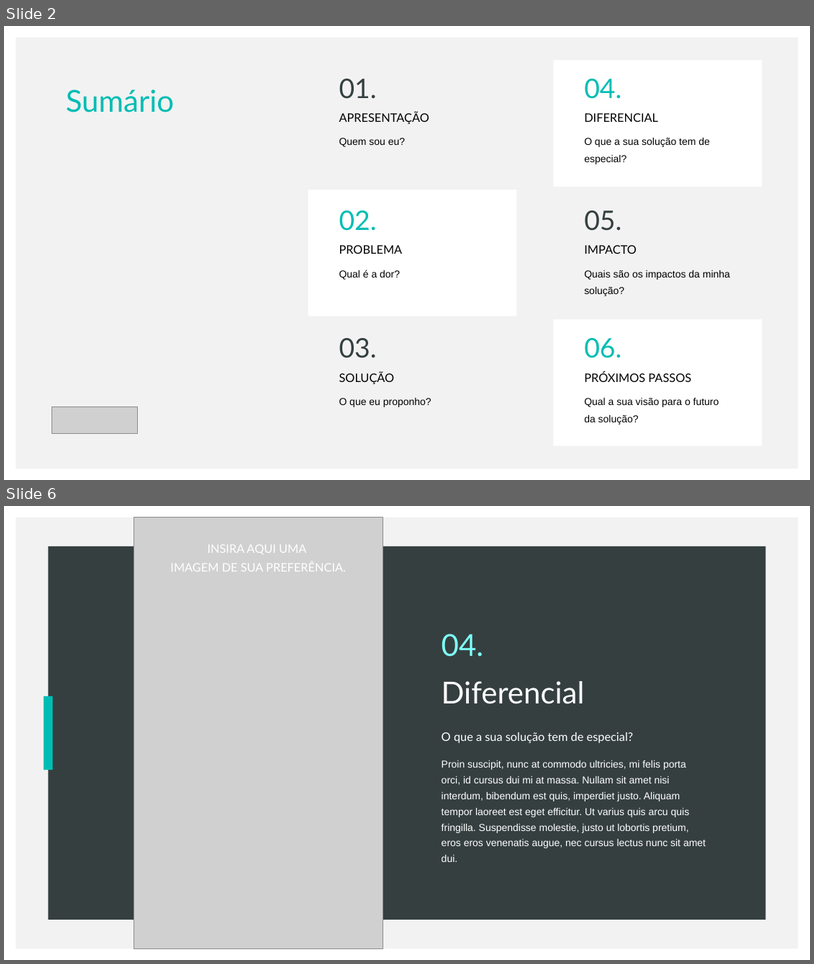
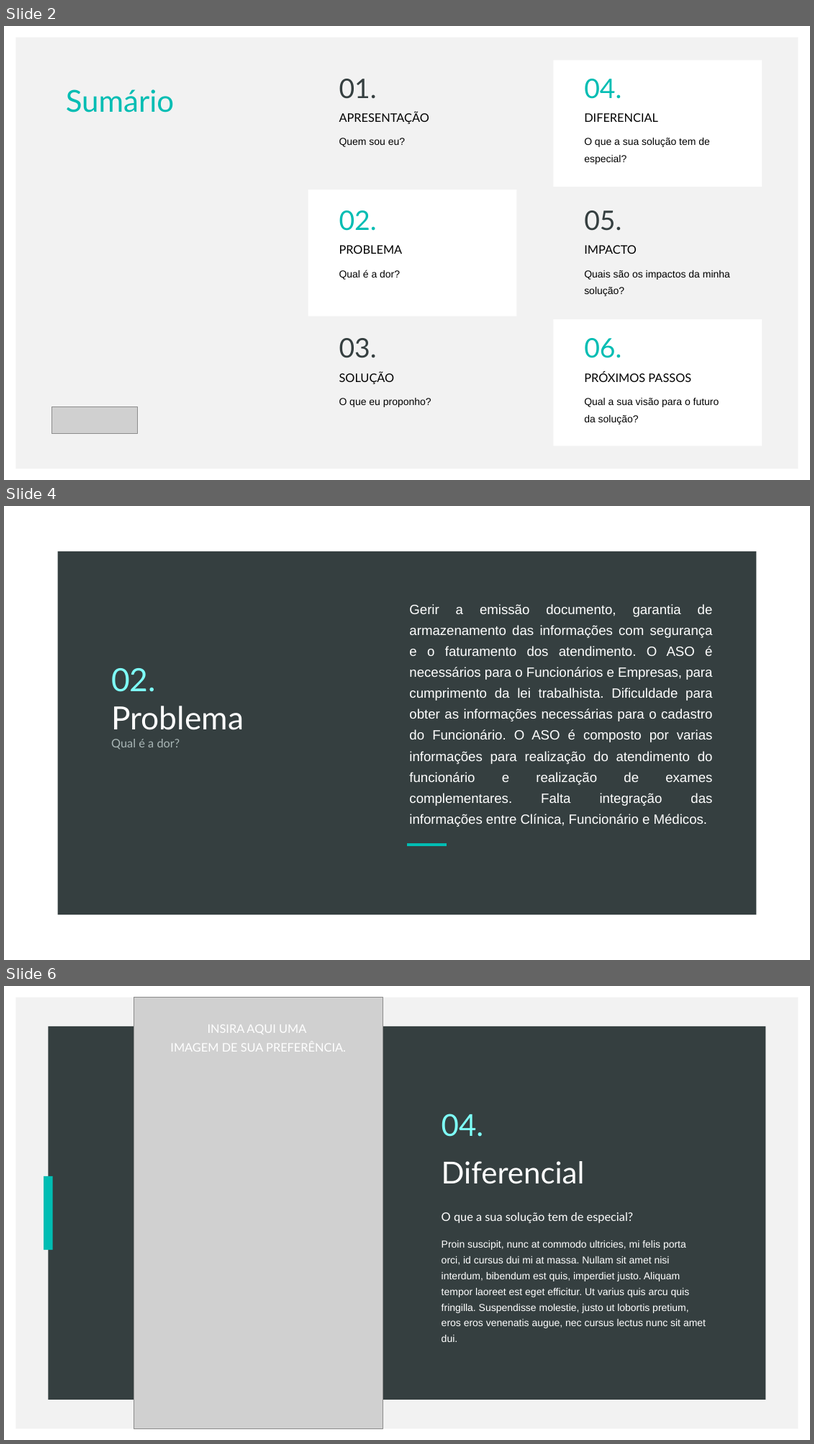
Before and after one commit to saduts/webaso, a slide deck: document/Template - Pitch.pptx. Shown one above the other, each under a label of ours: slides 2 and 6 before the commit, slides 2, 4 and 6 after it; the slides between them are not shown. The pictures are 814x964 and 814x1444 pixels, drawn with LibreOffice and Linux fonts; fonts in the diff are those of the drawing; grey boxes stand for pictures. Boxes give left, top, right and bottom in pixels: in the first picture for what was removed or moved away, otherwise in the second. Text is boxed around its words. In the diff, an @@ line names an element or a change of style, - is before the commit and + after.

```diff
--- a/document/Template - Pitch.pptx
+++ b/document/Template - Pitch.pptx
@@ slide 4 added at (4, 506, 810, 960), background #FFFFFF @@
@@ rectangle added at (58, 551, 757, 914), fill #353F40 @@
@@ text added at (409, 604, 713, 826), 16 pt, text #FFFFFF @@
+Gerir a emissão documento, garantia de armazenamento das informações com segurança e o faturamento dos atendimento. O ASO é necessários para o Funcionários e Empresas, para cumprimento da lei trabalhista. Dificuldade para obter as informações necessárias para o cadastro do Funcionário. O ASO é composto por varias informações para realização do atendimento do funcionário e realização de exames complementares. Falta integração das informações entre Clínica, Funcionário e Médicos.
@@ text added at (111, 668, 244, 749), 38 pt, text #A9B6B6 @@
+02.
+Problema
+Qual é a dor?
@@ line added from (407, 845) to (447, 845), #00BDB3 3 pt @@
```
Also in this commit, not shown: 1 slide changed, 2 other slides added, 3 slides removed, 1 other file.
